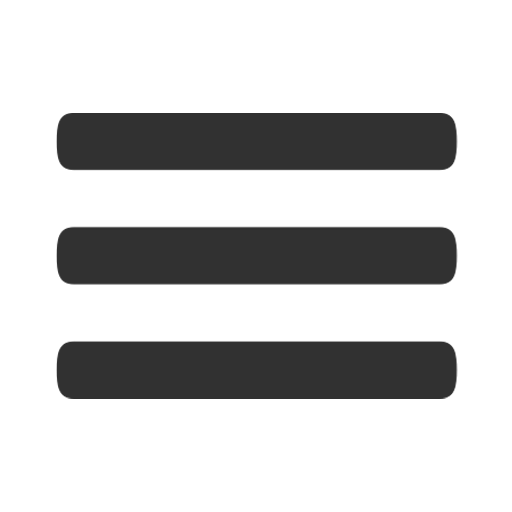
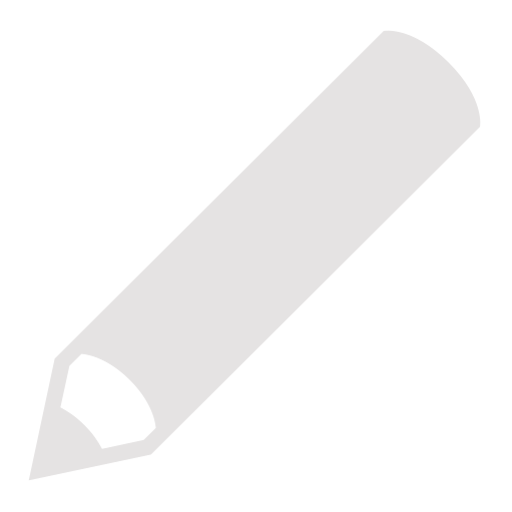
Layered file, before and after one edit (w=512, h=512). Changes by layer:
added layer "edit.svg copy" above "edit.svg" over left=28, top=30, right=481, bottom=481
hid "menu.svg" over left=56, top=113, right=458, bottom=399
